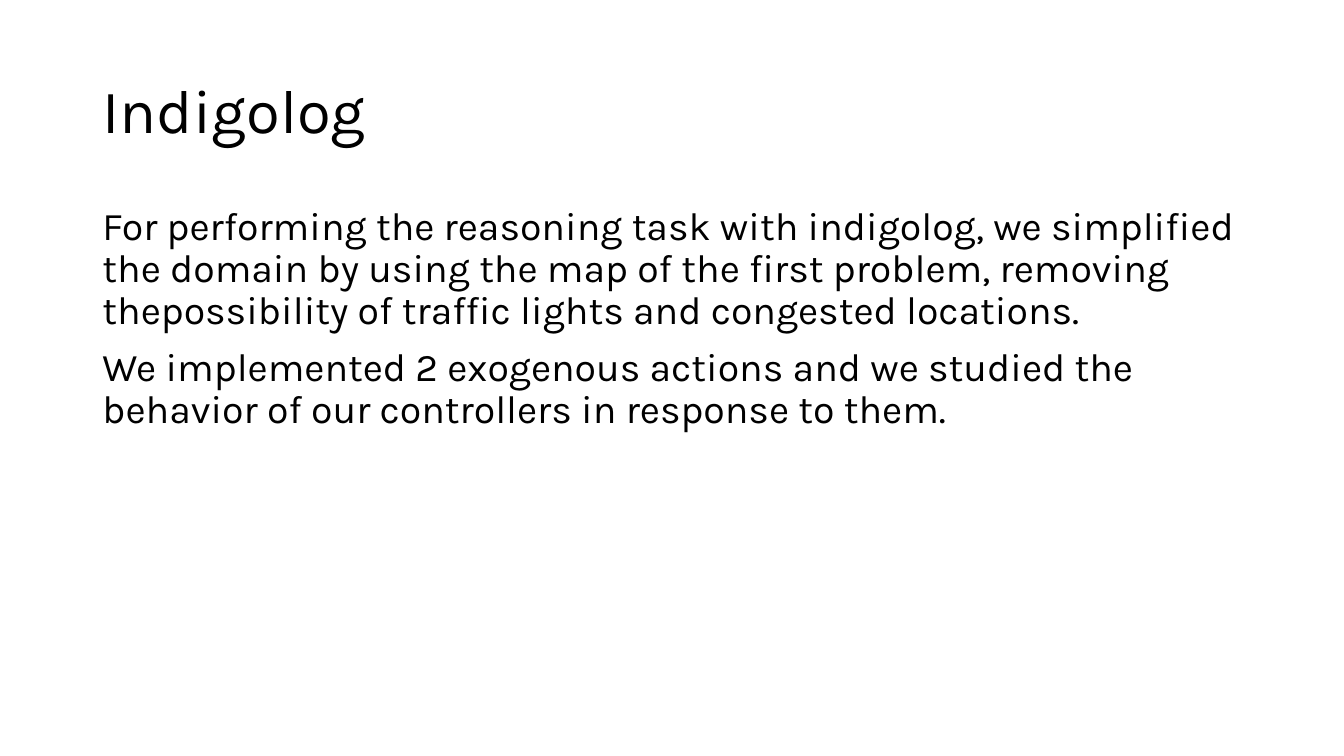
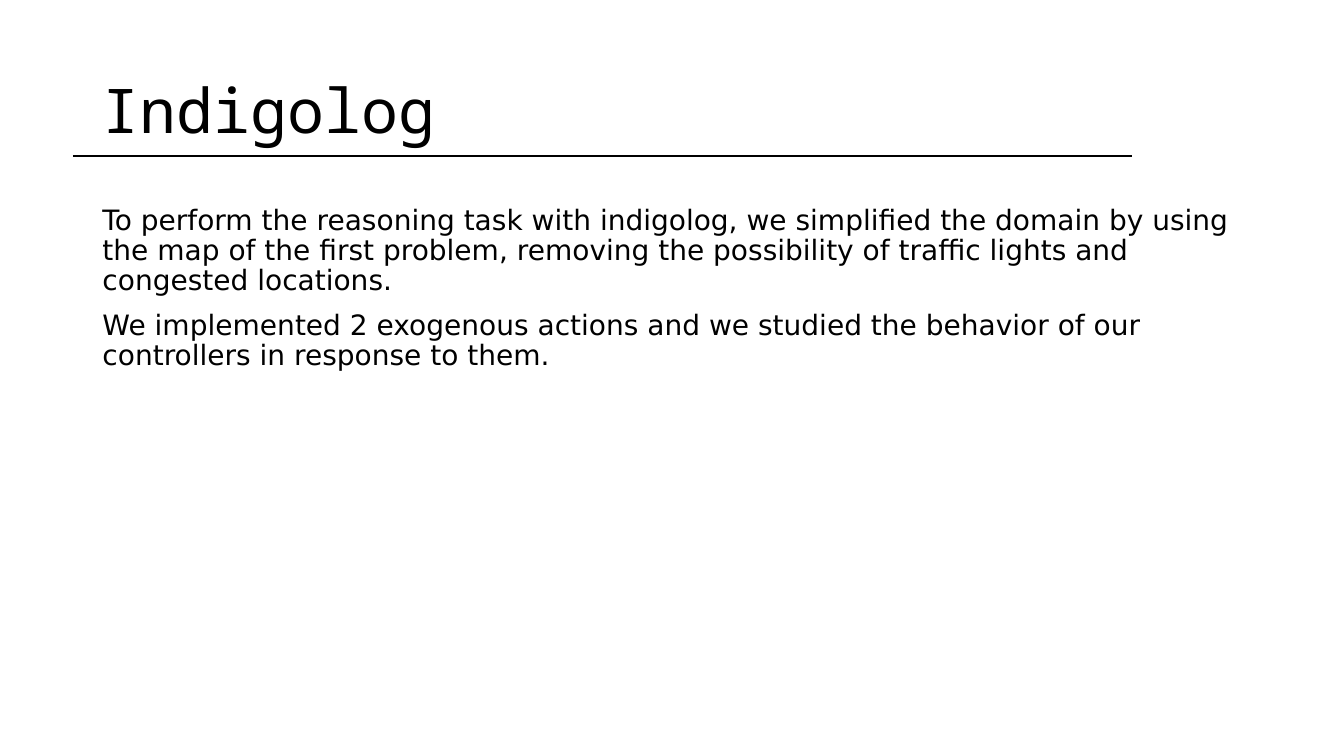
Before and after one commit to serenaragaglia/taxi_planning, a slide deck: slide 17 of documents/planning.pptx (slide 15 before the commit). Drawn at 1344x756 pixels with LibreOffice and Linux fonts; fonts in the diff are those of the drawing. Boxes give left, top, right and bottom in pixels: in the first picture for what was removed or moved away, otherwise in the second. Text is boxed around its words. In the diff, an @@ line names an element or a change of style, - is before the commit and + after.

```diff
--- a/documents/planning.pptx
+++ b/documents/planning.pptx
@@ title "Indigolog" at <box>102,86,435,148</box>: font Karla to Noto Sans Mono @@
@@ line added from (73, 155) to (1132, 155), #000000 1.5 pt @@
@@ text at <box>102,208,1228,296</box>: text changed; size 28 to 20 pt; font Karla to DejaVu Sans @@
-For performing the reasoning task with indigolog, we simplified the domain by using the map of the first problem, removing thepossibility of traffic lights and congested locations.
+To perform the reasoning task with indigolog, we simplified the domain by using the map of the first problem, removing the possibility of traffic lights and congested locations.
@@ text at <box>102,313,1140,371</box>: size 28 to 20 pt, font Karla to DejaVu Sans in "We implemented 2 exogenous actions and we ..." @@
```
Also in this commit, not shown: 19 other slides changed, 9 slides added, 1 slide removed, 1 other file.
